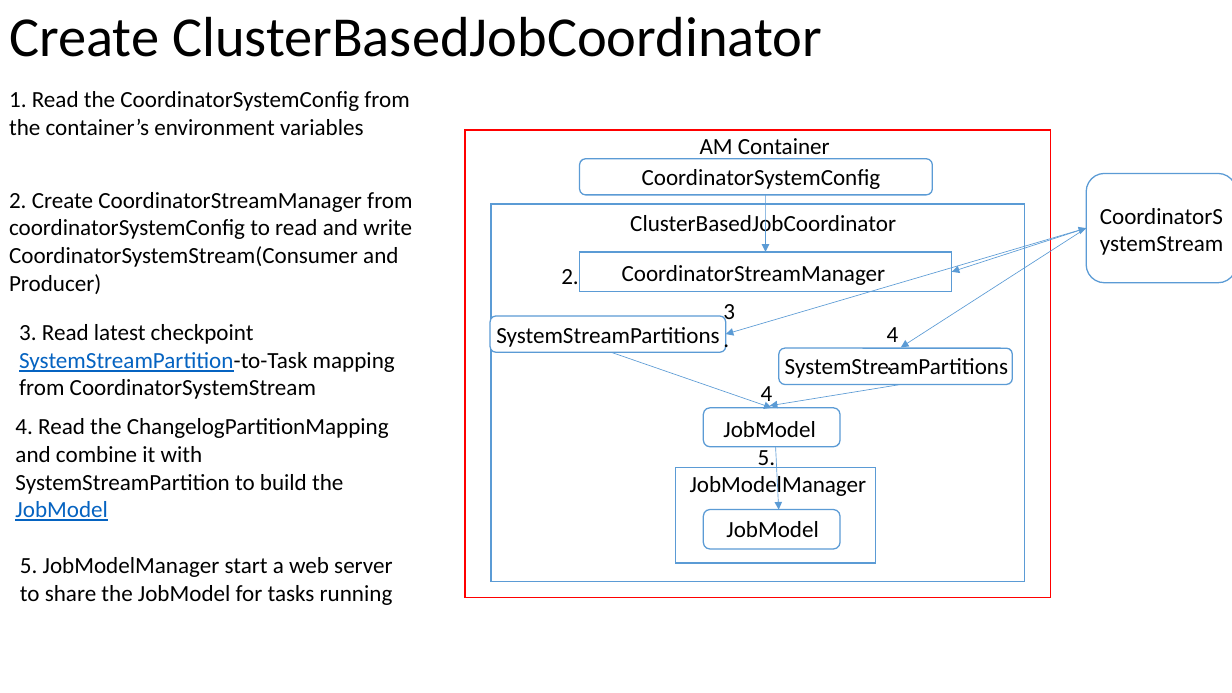
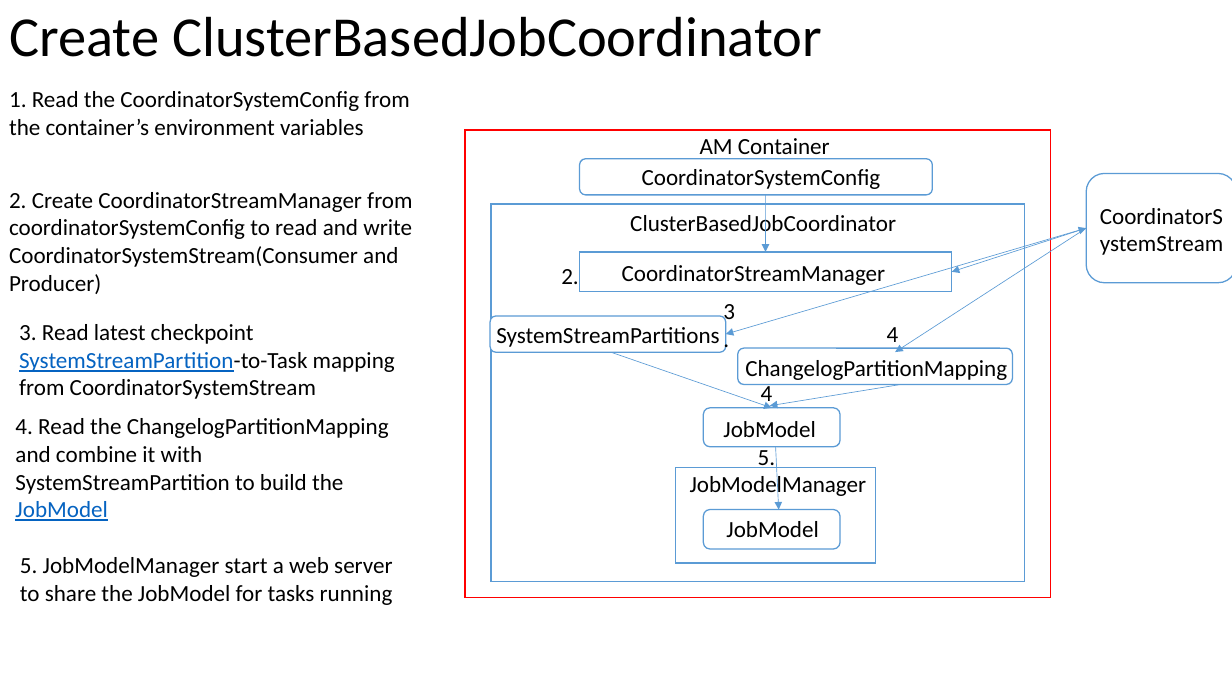
Before and after one commit to Swrrt/Samza-Documents, a slide deck: slide 74 of Documentation/SamzaStructure.pptx. Drawn at 1232x693 pixels with LibreOffice and Linux fonts; fonts in the diff are those of the drawing. Boxes give left, top, right and bottom in pixels: in the first picture for what was removed or moved away, otherwise in the second. Text is boxed around its words. In the diff, an @@ line names an element or a change of style, - is before the commit and + after.

```diff
--- a/Documentation/SamzaStructure.pptx
+++ b/Documentation/SamzaStructure.pptx
@@ arrow moved from (1087, 228) - (901, 348) to (1087, 228) - (896, 352) @@
@@ rounded rectangle: place and size @@
-rounded rectangle at <box>779,348,1013,384</box>
+rounded rectangle at <box>738,348,1012,384</box>
@@ text at <box>745,360,1007,380</box>: text changed @@
-SystemStreamPartitions
+ChangelogPartitionMapping
```
Also in this commit, not shown: 1 other slide changed.
